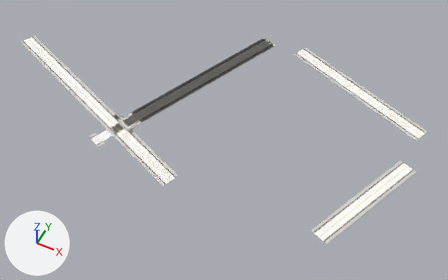
Before and after pictures for a commit that changed the glTF model game/assets/city/roads/roads_1_-3.gltf.
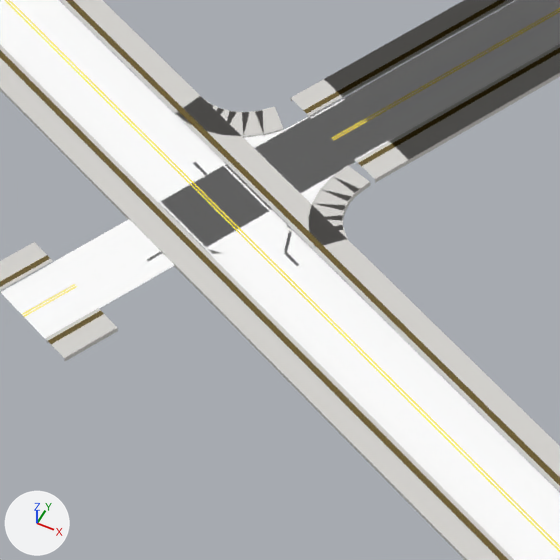
The first picture shows the older version from a 50 mm camera at (1034.0, 789.0, 358.0) aimed at (881.0, 1095.0, -24.0). The close-ups show the older and then the newer version on the part from 20% to 36% of the width and 37% to 62% of the height of that picture. Only the edits that show in the close-ups are written down. Lighting does not change. The marker at lower left points along +X, +Y and +Z. Objects named as collision shapes, trigger or cutter boxes, shadow casters or lower levels of detail are left out. Vertices at exactly the same position are counted once.

Before the edit, the objects in view are built like this:
```python
ob_roads_1__3_road_tactile_strip = bpy.data.objects.new('roads_1_-3_Road_Tactile_Strip', me_roads_1__3_road_tactile_strip)
ob_roads_1__3_road_tactile_strip.location = (0.0, 0.0, 0.0)
ob_roads_1__3_sh_kerb = bpy.data.objects.new('roads_1_-3_SH_kerb', me_roads_1__3_sh_kerb)
ob_roads_1__3_sh_kerb.location = (0.0, 0.0, 0.0)
ob_roads_1__3_sh_road_marking_white = bpy.data.objects.new('roads_1_-3_SH_road_marking_white', me_roads_1__3_sh_road_marking_white)
ob_roads_1__3_sh_road_marking_white.location = (0.0, 0.0, 0.0)
ob_roads_1__3_sh_road_marking_yellow = bpy.data.objects.new('roads_1_-3_SH_road_marking_yellow', me_roads_1__3_sh_road_marking_yellow)
ob_roads_1__3_sh_road_marking_yellow.location = (0.0, 0.0, 0.0)
ob_roads_1__3_sh_sidewalk = bpy.data.objects.new('roads_1_-3_SH_sidewalk', me_roads_1__3_sh_sidewalk)
ob_roads_1__3_sh_sidewalk.location = (0.0, 0.0, 0.0)
ob_roads_1__3_sh_wet_asphalt = bpy.data.objects.new('roads_1_-3_SH_wet_asphalt', me_roads_1__3_sh_wet_asphalt)
ob_roads_1__3_sh_wet_asphalt.location = (0.0, 0.0, 0.0)
```
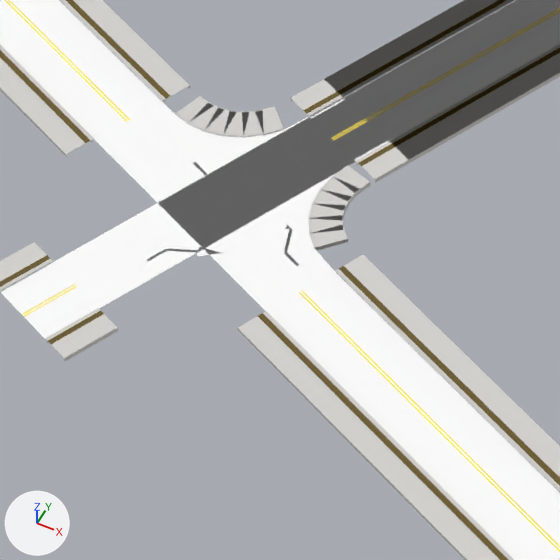
Location of each change, [x1, y1, x2, y2] in pixels of the close-ups (560 x 560 px):
part 1 of me_roads_1__3_road_tactile_strip, deleted: before [86, 96, 343, 316]
part 2 of me_roads_1__3_sh_kerb, cut back (mostly hidden afterwards): before [92, 100, 337, 312]; after [188, 123, 209, 133]
part 3 of me_roads_1__3_sh_road_marking_white, cut back: before [96, 103, 334, 311]; after [286, 211, 297, 230]
part 4 of me_roads_1__3_sh_road_marking_yellow, deleted: before [127, 120, 303, 293]
part 5 of me_roads_1__3_sh_sidewalk, deleted: before [66, 86, 363, 330]

What changed in the scene script:
```text
Change me_roads_1__3_road_tactile_strip:
    used by ob_roads_1__3_road_tactile_strip; location = (0.0, 0.0, 0.0)
    remove me_roads_1__3_road_tactile_strip.from_pydata(...)  # 524 vertices, 504 faces; spans x 676.0..1030.0, y 1018.0..1205.0, z 0.0
    add me_roads_1__3_road_tactile_strip.from_pydata(...)  # 504 vertices, 480 faces; spans x 676.0..1030.0, y 1018.0..1205.0, z 0.0
    me_roads_1__3_road_tactile_strip part 1: 16 vertices removed from x 800.0..821.0, y 1041.0..1058.0, z 0.0
    other edits to the shape of me_roads_1__3_road_tactile_strip do not show in these pictures
Change me_roads_1__3_sh_kerb:
    used by ob_roads_1__3_sh_kerb; location = (0.0, 0.0, 0.0)
    remove me_roads_1__3_sh_kerb.from_pydata(...)  # 862 vertices, 1104 faces; spans x 676.0..1029.0, y 1019.0..1204.0, z 0.0
    add me_roads_1__3_sh_kerb.from_pydata(...)  # 832 vertices, 1056 faces; spans x 676.0..1029.0, y 1019.0..1204.0, z 0.0
    me_roads_1__3_sh_kerb part 2: 1 vertex moved within x 804.0, y 1057.0, z 0.0; 24 vertices removed from x 800.0..820.0, y 1042.0..1057.0, z 0.0
    other edits to the shape of me_roads_1__3_sh_kerb do not show in these pictures
Change me_roads_1__3_sh_road_marking_white:
    used by ob_roads_1__3_sh_road_marking_white; location = (0.0, 0.0, 0.0)
    remove me_roads_1__3_sh_road_marking_white.from_pydata(...)  # 737 vertices, 579 faces; spans x 676.0..1029.0, y 1019.0..1204.0, z 0.0
    add me_roads_1__3_sh_road_marking_white.from_pydata(...)  # 717 vertices, 555 faces; spans x 676.0..1029.0, y 1019.0..1204.0, z 0.0
    me_roads_1__3_sh_road_marking_white part 3: 1 vertex moved within x 820.0, y 1050.0, z 0.0; 16 vertices removed from x 801.0..820.0, y 1042.0..1057.0, z 0.0
    other edits to the shape of me_roads_1__3_sh_road_marking_white do not show in these pictures
Change me_roads_1__3_sh_road_marking_yellow:
    used by ob_roads_1__3_sh_road_marking_yellow; location = (0.0, 0.0, 0.0)
    remove me_roads_1__3_sh_road_marking_yellow.from_pydata(...)  # 524 vertices, 504 faces; spans x 678.0..1027.0, y 1022.0..1200.0, z 0.0
    add me_roads_1__3_sh_road_marking_yellow.from_pydata(...)  # 504 vertices, 480 faces; spans x 678.0..1025.0, y 1022.0..1200.0, z 0.0
    me_roads_1__3_sh_road_marking_yellow part 4: 16 vertices removed from x 802.0..819.0, y 1046.0..1053.0, z 0.0
    other edits to the shape of me_roads_1__3_sh_road_marking_yellow do not show in these pictures
Change me_roads_1__3_sh_sidewalk:
    used by ob_roads_1__3_sh_sidewalk; location = (0.0, 0.0, 0.0)
    remove me_roads_1__3_sh_sidewalk.from_pydata(...)  # 882 vertices, 1104 faces; spans x 675.0..1032.0, y 1016.0..1207.0, z 0.0
    add me_roads_1__3_sh_sidewalk.from_pydata(...)  # 852 vertices, 1056 faces; spans x 675.0..1032.0, y 1016.0..1207.0, z 0.0
    me_roads_1__3_sh_sidewalk part 5: 24 vertices removed from x 799.0..822.0, y 1039.0..1060.0, z 0.0
    other edits to the shape of me_roads_1__3_sh_sidewalk do not show in these pictures
```
